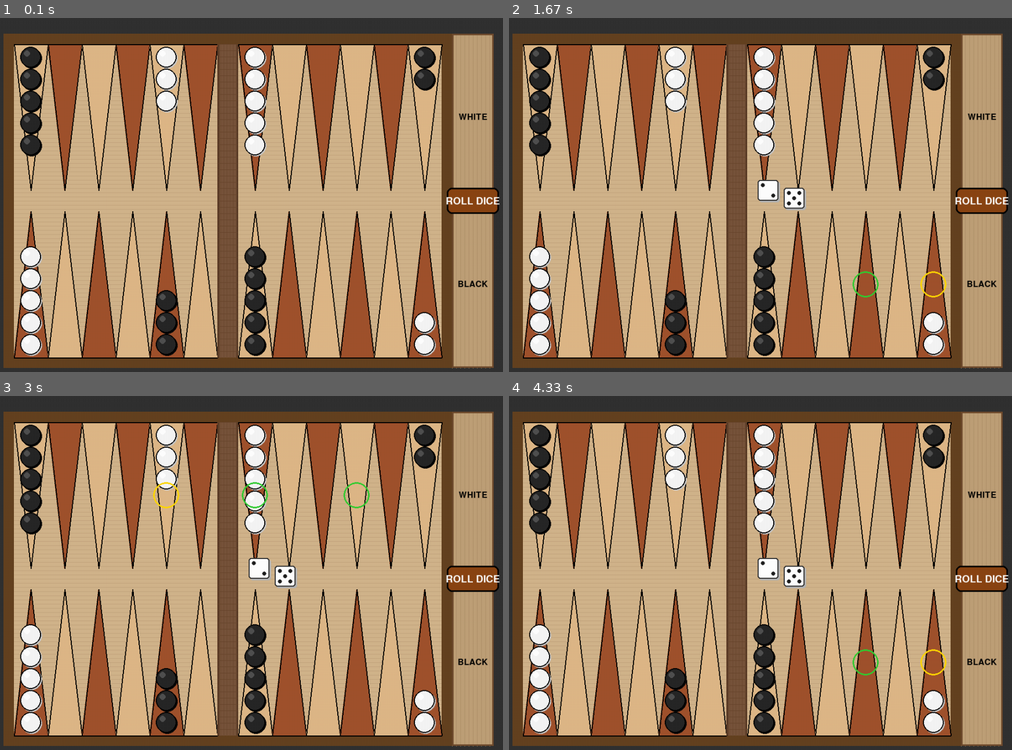
Above: before the commit, frames 1-4 (two rows, left to right).
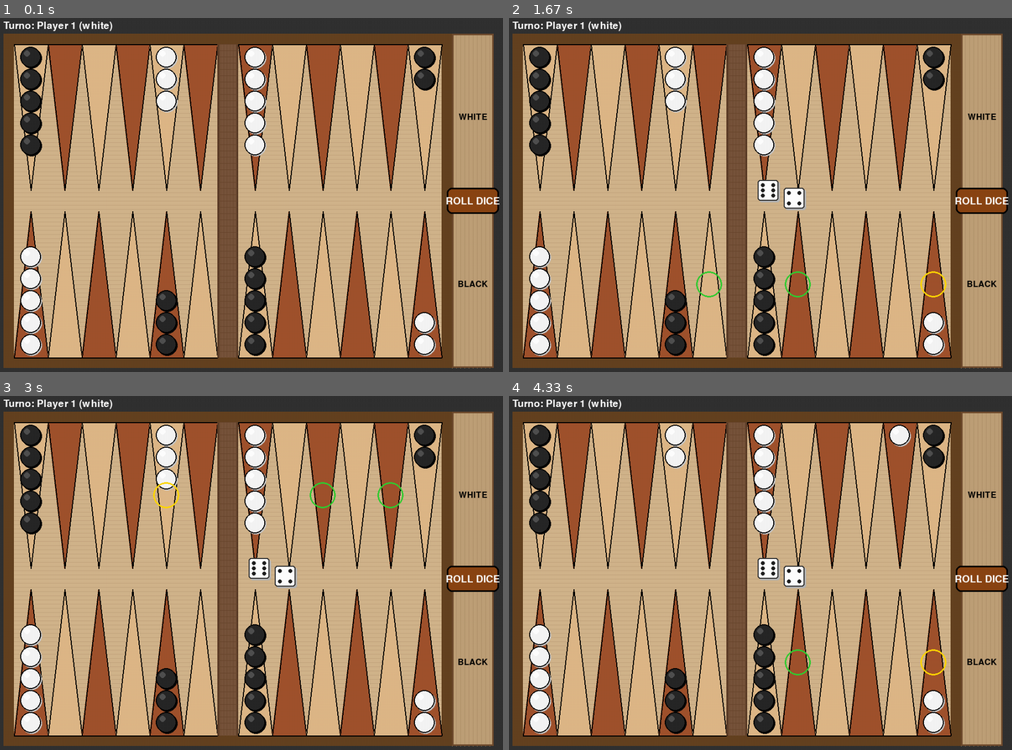
Above: after the commit, the same moments.

Repository: um-computacion/computacion-2025-backgammon-Tthenix
Game: pygame game, started from pygame_ui/pygame_ui.py
The game is run twice, just before and just after one commit, with the same random seed, the same clock (stepped at 60 frames per second) and the same inputs.
Inputs (mouse positions are in pixels of both pictures, inside the frame that each line leads up to):
- Up to frame 1 (0.1 s): no input
- Up to frame 2 (1.67 s): click "ROLL DICE" at 0.38 s; tap Space at 0.67 s; click (594, 145) at 1.05 s; click (946, 329) at 1.38 s
- Up to frame 3 (3 s): click (256, 456) at 1.72 s; click (226, 672) at 2.05 s; click (176, 502) at 2.88 s
- Up to frame 4 (4.33 s): click (896, 548) at 3.22 s; click (941, 650) at 4.05 s

The runs differ from the first frame. In frame 1, 0.2% of the frame differs, in the area x 0-23%, y 0-4%; in frame 2, 0.5%; in frame 3, 0.6%; in frame 4, 0.9%, in the area x 0-80%, y 0-80%.

Commit message:
feat:Implement automatic turn switching and dice roll gating in Pygame UI

Diff:
--- a/pygame_ui/pygame_ui.py
+++ b/pygame_ui/pygame_ui.py
@@ -723,6 +723,18 @@
         # Draw roll dice button
         self.roll_button.draw(self.screen)
 
+        # Dibujar indicador de jugador actual (arriba a la izquierda)
+        try:
+            font = pygame.font.Font(None, 28)
+            if self.game and self.game.current_player:
+                jugador = self.game.current_player
+                texto = f"Turno: {jugador.name} ({jugador.color})"
+                color = self.colors["white"]
+                texto_surface = font.render(texto, True, color)
+                self.screen.blit(texto_surface, (self.board_margin, 5))
+        except pygame.error:  # pylint: disable=no-member
+            pass
+
     def draw_all_checkers(self) -> None:
         """Draw all checkers on the board based on current game state."""
         if not self.board_state:
@@ -1104,8 +1116,18 @@
         if self.game.validate_move(from_point, to_point):
             success = self.game.make_move(from_point, to_point)
             if success:
+                # Actualizar estado del tablero tras mover
                 self.update_from_game()
+                # Deseleccionar ficha
                 self.deselect_checker()
+                # Si no quedan movimientos disponibles, finalizar turno automáticamente
+                if not self.game.available_moves:
+                    # Reiniciar dados y movimientos (como en CLI) y cambiar turno
+                    self.game.last_roll = None
+                    self.game.available_moves = []
+                    self.game.switch_current_player()
+                    # Refrescar vista con nuevo jugador actual
+                    self.update_from_game()
                 return True
 
         return False
@@ -1287,9 +1309,10 @@
                 if event.key == pygame.K_ESCAPE:  # pylint: disable=no-member
                     running = False
                 elif event.key == pygame.K_SPACE:  # pylint: disable=no-member
-                    # Press space to roll dice using game logic
-                    game.roll_dice()
-                    board.update_from_game()
+                    # Presiona espacio para tirar dados (si corresponde)
+                    if game.last_roll is None or not game.available_moves:
+                        game.roll_dice()
+                        board.update_from_game()
                 elif event.key == pygame.K_r:  # pylint: disable=no-member
                     # Press 'r' to reset game
                     game.reset_game()
@@ -1302,9 +1325,10 @@
 
             # Handle button clicks
             if board.roll_button.handle_event(event):
-                # Roll dice when button is clicked
-                game.roll_dice()
-                board.update_from_game()
+                # Tirar dados desde botón (si corresponde)
+                if game.last_roll is None or not game.available_moves:
+                    game.roll_dice()
+                    board.update_from_game()
 
         # Clear screen with a neutral background
         board.screen.fill((50, 50, 50))  # Dark gray background
Not shown, changed: CHANGELOG.md
Not shown, changed: prompts-desarrollo.md
